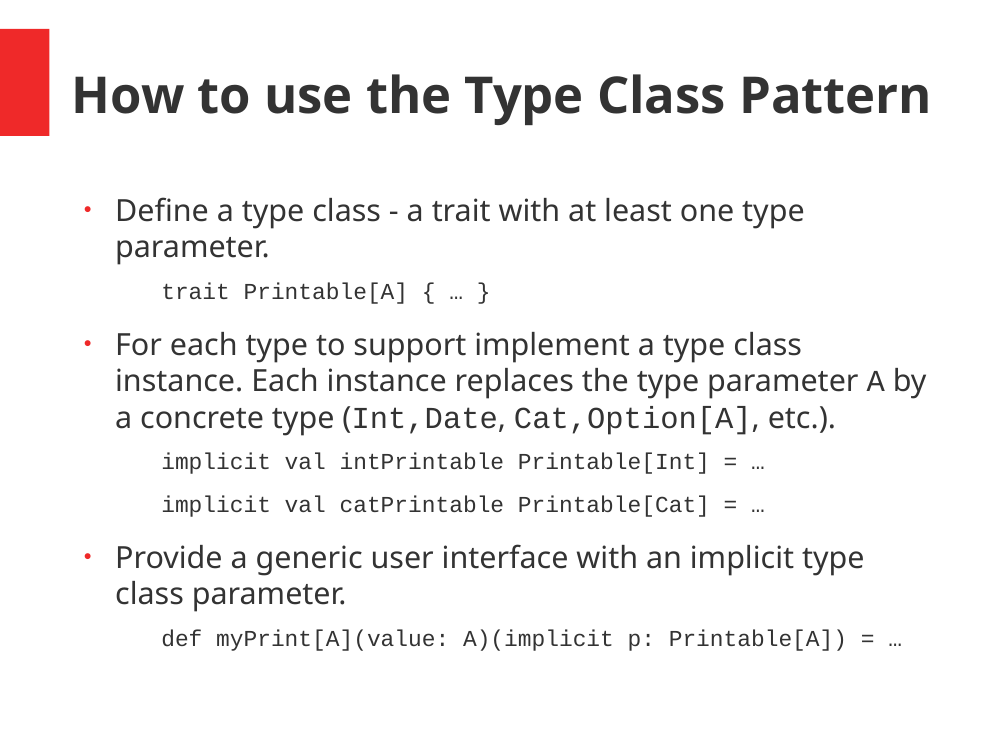
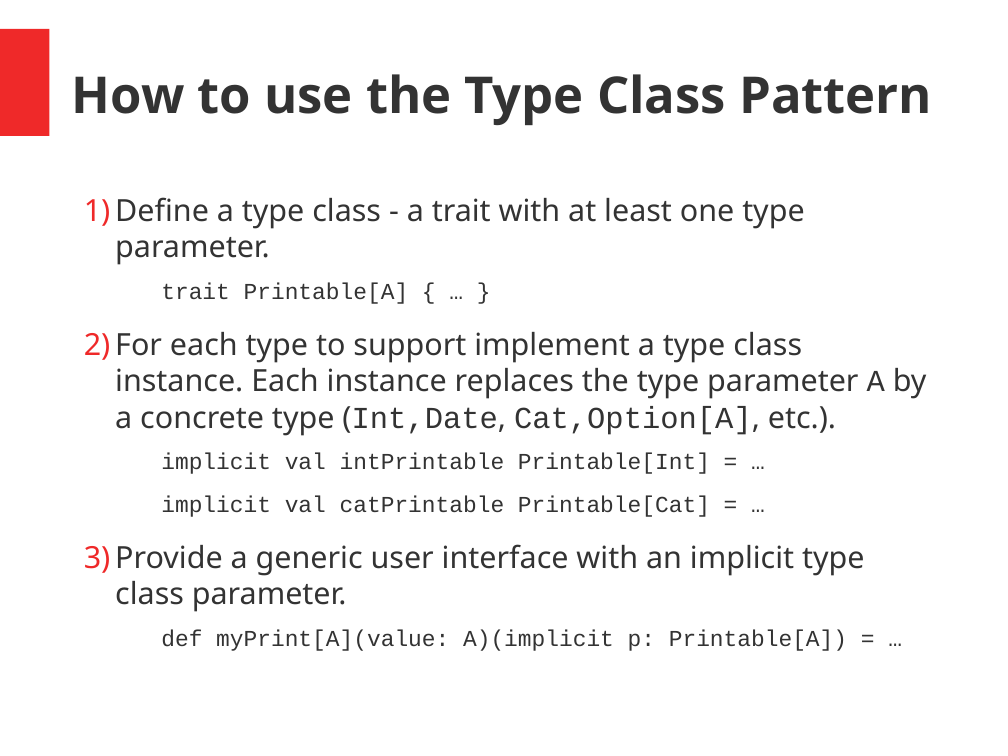
Before and after one commit to hermannhueck/typeclasses, a slide deck: slide 16 of Slides/TypeClasses.pptx. Drawn at 1008x756 pixels with LibreOffice and Linux fonts; fonts in the diff are those of the drawing. Boxes give left, top, right and bottom in pixels: in the first picture for what was removed or moved away, otherwise in the second. Text is boxed around its words. In the diff, an @@ line names an element or a change of style, - is before the commit and + after.

```diff
--- a/Slides/TypeClasses.pptx
+++ b/Slides/TypeClasses.pptx
@@ text "Define a type class - ..." at bbox=[115, 197, 927, 651]: bullet ● to 1) @@
```
Also in this commit, not shown: 4 other slides changed, 1 other file.
